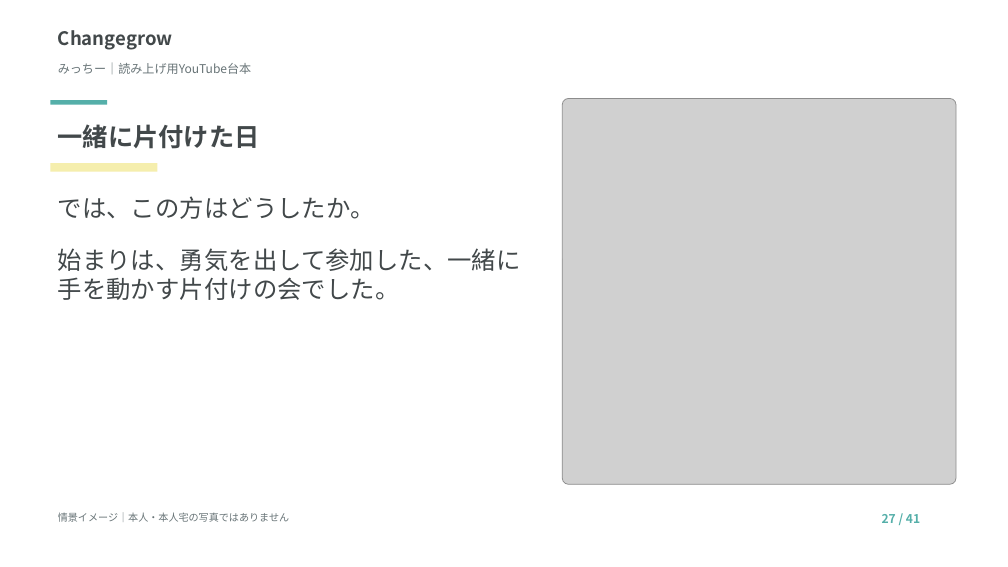
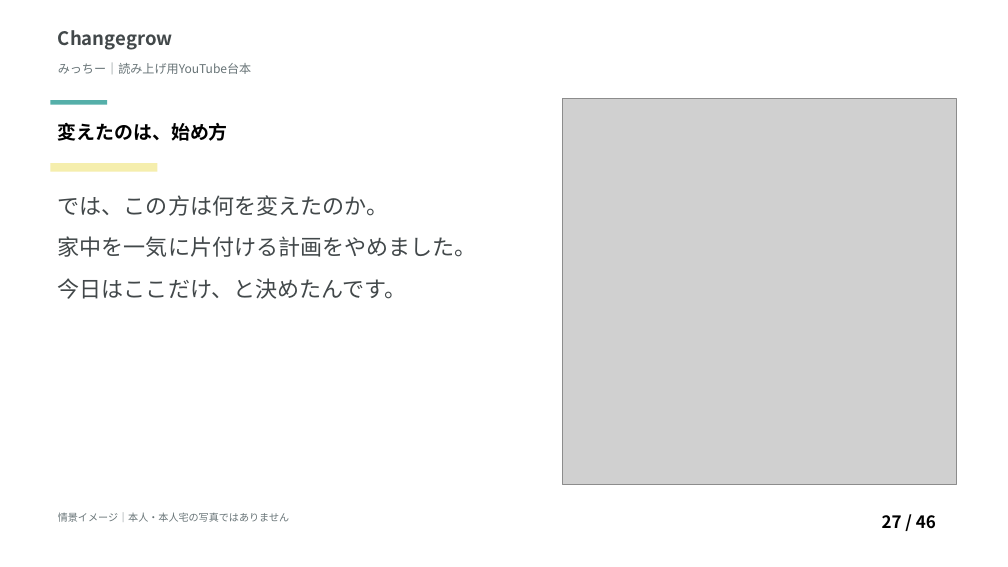
Before and after one commit to tanakayuc/static-pages, a slide deck: slide 27 of nakata-micchi-youtube-script/読み上げ台本.pptx. Drawn at 1008x567 pixels with LibreOffice and Linux fonts; fonts in the diff are those of the drawing; grey boxes stand for pictures. Boxes give left, top, right and bottom in pixels: in the first picture for what was removed or moved away, otherwise in the second. Text is boxed around its words. In the diff, an @@ line names an element or a change of style, - is before the commit and + after.

```diff
--- a/nakata-micchi-youtube-script/読み上げ台本.pptx
+++ b/nakata-micchi-youtube-script/読み上げ台本.pptx
@@ text at (58,122,228,141): text changed; size 24 to 18 pt; text colour #42484A to #000000; bold off @@
-一緒に片付けた日
+変えたのは、始め方
@@ text at (58,195,477,299): text changed; size 23.2 to 21 pt @@
-では、この方はどうしたか。
-始まりは、勇気を出して参加した、一緒に手を動かす片付けの会でした。
+では、この方は何を変えたのか。
+家中を一気に片付ける計画をやめました。
+今日はここだけ、と決めたんです。
@@ text at (882,515,936,529): text changed; size 11.5 to 16.2 pt; text colour #55AFA9 to #000000; bold off @@
-27 / 41
+27 / 46
```
Also in this commit, not shown: 40 other slides changed, 5 slides added, 1 other file.
